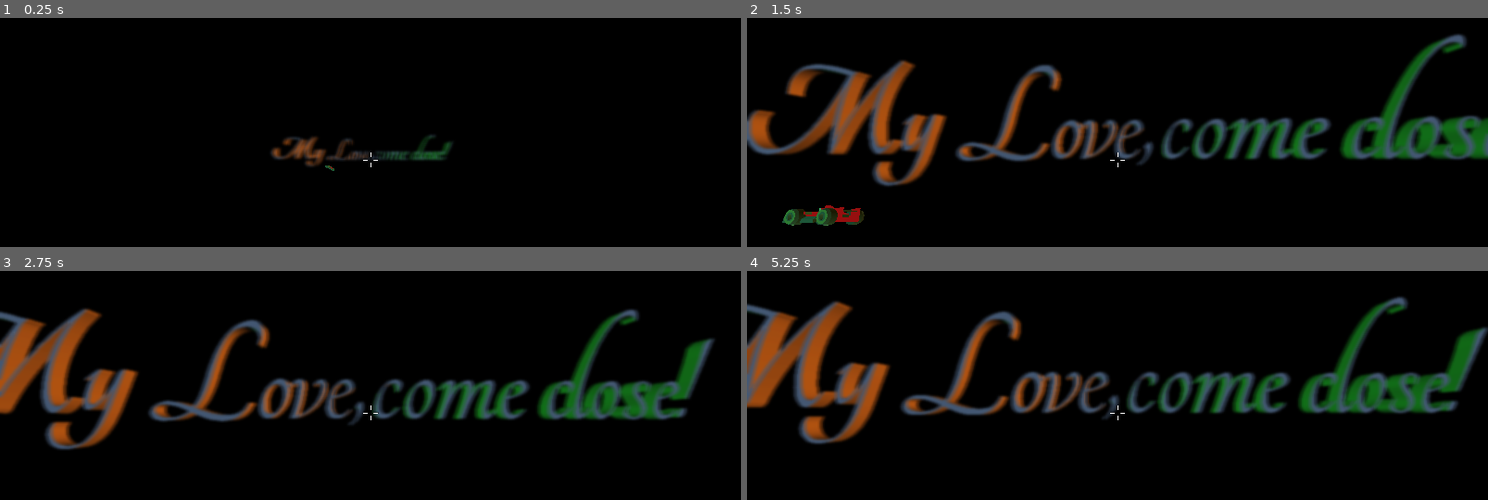
Above: before the commit, frames 1-4 (two rows, left to right).
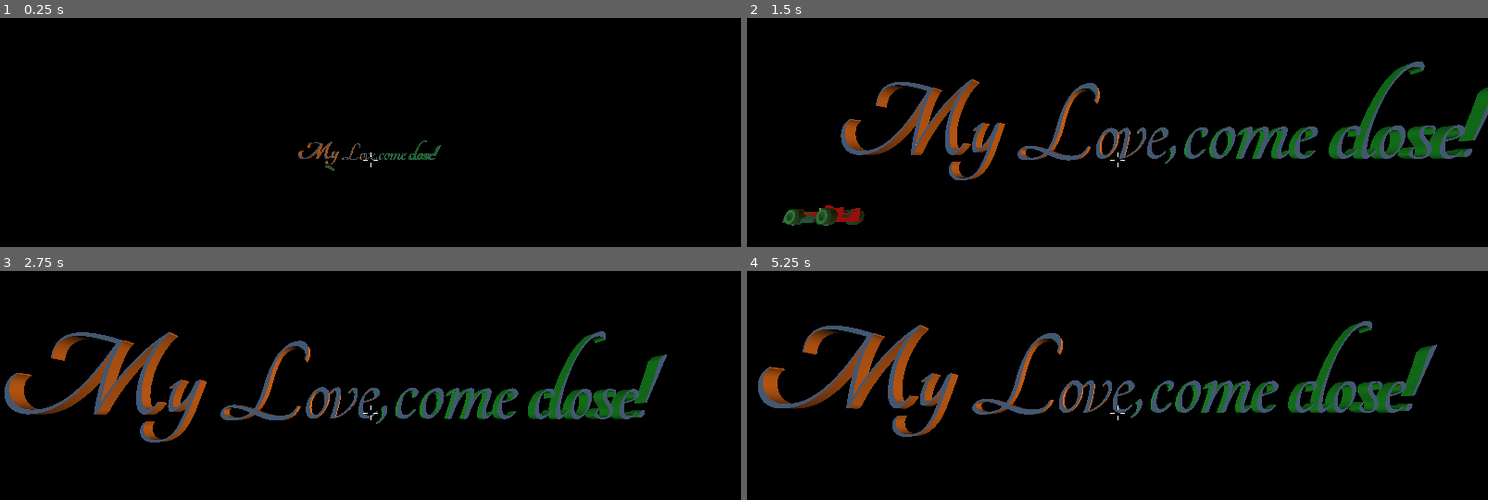
Above: after the commit, the same moments.

Repository: kiwily/game-jam-brackeys-2022
Game: Godot game, scene res://worlds/world-2/world.tscn
Same seed, same stepped clock (60 frames per second), same inputs: the game is played once before the commit and once after it. This scene is started directly instead of the project's main scene.
Inputs (mouse positions are in pixels of both pictures, inside the frame that each line leads up to):
- Up to frame 1 (0.25 s): no input
- Up to frame 2 (1.5 s): move the mouse to (1154, 157) at 0.52 s; hold W (forward) from 0.53 s (still down); click (1154, 157) at 0.6 s; move the mouse to (1080, 162) at 1.27 s; click (1080, 162) at 1.35 s
- Up to frame 3 (2.75 s): keep holding W (forward); move the mouse to (385, 406) at 2.02 s; click (385, 406) at 2.1 s
- Up to frame 4 (5.25 s): keep holding W (forward); move the mouse to (1110, 419) at 2.77 s; click (1110, 419) at 2.85 s; move the mouse to (1169, 417) at 3.52 s; click (1169, 417) at 3.6 s; move the mouse to (1058, 408) at 4.27 s; click (1058, 408) at 4.35 s; move the mouse to (1124, 412) at 5.02 s; click (1124, 412) at 5.1 s

The runs differ from the first frame. In frame 1, 1.3% of the frame differs, in the area x 36-61%, y 51-65%; in frame 2, 19%; in frame 3, 19%; in frame 4, 20%, in the area x 0-100%, y 10-76%.

Commit message:
premiers niveaux ok

Diff:
--- a/project/autoloads/world-manager.gd
+++ b/project/autoloads/world-manager.gd
@@ -1,7 +1,7 @@
 extends Node
 
 var current_world : int = 1
-var number_of_world : int = 2
+var number_of_world : int = 4
 
 func get_world_path(world_index : int) -> String:
 	return "res://worlds/world-%d/world.tscn" % world_index
--- a/project/objects/start-object.tscn
+++ b/project/objects/start-object.tscn
@@ -68,7 +68,6 @@
 shape = SubResource( 4 )
 
 [node name="AnimationPlayer" type="AnimationPlayer" parent="."]
-autoplay = "destroy"
 anims/RESET = SubResource( 2 )
 anims/destroy = SubResource( 3 )
 
--- a/project/worlds/world-1/world.tres
+++ b/project/worlds/world-1/world.tres
@@ -5,7 +5,6 @@
 [resource]
 background_mode = 1
 background_sky = SubResource( 1 )
-dof_blur_far_enabled = true
 dof_blur_far_distance = 0.3
 dof_blur_far_transition = 100.0
 glow_intensity = 1.0
--- a/project/worlds/world-1/world.tscn
+++ b/project/worlds/world-1/world.tscn
@@ -12,12 +12,12 @@
 [node name="World" type="Spatial"]
 script = ExtResource( 4 )
 
+[node name="WorldEnvironment" type="WorldEnvironment" parent="."]
+environment = ExtResource( 6 )
+
 [node name="AudioStreamPlayer" type="AudioStreamPlayer" parent="."]
 stream = ExtResource( 3 )
 autoplay = true
-
-[node name="WorldEnvironment" type="WorldEnvironment" parent="."]
-environment = SubResource( 2 )
 
 [node name="Player" parent="." instance=ExtResource( 5 )]
 
@@ -25,47 +25,35 @@
 
 [node name="Rouge" type="DirectionalLight" parent="Lights"]
 transform = Transform( 1.19249e-08, 0, -1, 0, 1, 0, 1, 0, 1.19249e-08, 0, 0, 0 )
-light_color = Color( 1, 0, 0, 1 )
+light_color = Color( 0.0627451, 0.909804, 0.0980392, 1 )
 light_energy = 0.5
 light_specular = 1.0
 
 [node name="Bleu" type="DirectionalLight" parent="Lights"]
 transform = Transform( -4.37114e-08, 0, 1, 0, 1, 0, -1, 0, -4.37114e-08, 0, 0, 0 )
-light_color = Color( 0, 0.133333, 0.454902, 1 )
+light_color = Color( 0.831373, 0.835294, 0.0823529, 1 )
 light_energy = 0.4
 light_specular = 2.0
 
 [node name="Ciel" type="DirectionalLight" parent="Lights"]
 transform = Transform( -1, 0, -8.74228e-08, 0, 1, 0, 8.74228e-08, 0, -1, 0, 0, 0 )
-light_color = Color( 0.101961, 0.635294, 0.509804, 1 )
+light_color = Color( 0.717647, 0.835294, 0.807843, 1 )
 light_energy = 0.4
 light_specular = 1.0
 
 [node name="Pourpre" type="DirectionalLight" parent="Lights"]
-light_color = Color( 0.580392, 0.14902, 0.333333, 1 )
+light_color = Color( 0.258824, 0.733333, 0.521569, 1 )
 light_specular = 2.0
 
-[node name="Unreals" type="Spatial" parent="."]
-
-[node name="Titre" parent="Unreals" instance=ExtResource( 2 )]
-object_scene = ExtResource( 8 )
-object_scale = 1000.0
-number_of_target = 1
-minimum_spawn_distance = Vector3( 0, 0, 0 )
-maximum_spawn_distance = Vector3( 0, 0, 0 )
-start_with_random_angle = false
-minimum_rayon = Vector3( -1000, 0, -1000 )
-maximum_rayon = Vector3( -1000, 0, -1000 )
-maximum_rotation_velocity = 0.0
-maximum_velocity = 0.0
+[node name="Target" parent="." instance=ExtResource( 7 )]
 
 [node name="Reals" type="Spatial" parent="."]
 
 [node name="Start1" parent="Reals" instance=ExtResource( 2 )]
 object_scene = ExtResource( 1 )
 number_of_target = 1
-minimum_spawn_distance = Vector3( -0.5, 0.6, -2 )
-maximum_spawn_distance = Vector3( -0.5, 0.6, -2 )
+minimum_spawn_distance = Vector3( 0, 0.5, -2 )
+maximum_spawn_distance = Vector3( 0, 0.5, -2 )
 start_with_random_angle = false
 maximum_rayon = Vector3( 0, 0, 0 )
 maximum_rotation_velocity = 0.0
@@ -74,8 +62,8 @@
 [node name="Start2" parent="Reals" instance=ExtResource( 2 )]
 object_scene = ExtResource( 1 )
 number_of_target = 1
-minimum_spawn_distance = Vector3( -0.5, -0.2, -2 )
-maximum_spawn_distance = Vector3( -0.5, -0.2, -2 )
+minimum_spawn_distance = Vector3( 0, -0.2, -2 )
+maximum_spawn_distance = Vector3( 0, -0.2, -2 )
 start_with_random_angle = false
 maximum_rayon = Vector3( 0, 0, 0 )
 maximum_rotation_velocity = 0.0
@@ -84,9 +72,22 @@
 [node name="Start3" parent="Reals" instance=ExtResource( 2 )]
 object_scene = ExtResource( 1 )
 number_of_target = 1
-minimum_spawn_distance = Vector3( -0.5, -1, -2 )
-maximum_spawn_distance = Vector3( -0.5, -1, -2 )
+minimum_spawn_distance = Vector3( 0, -0.9, -2 )
+maximum_spawn_distance = Vector3( 0, -0.9, -2 )
 start_with_random_angle = false
 maximum_rayon = Vector3( 0, 0, 0 )
 maximum_rotation_velocity = 0.0
 maximum_velocity = 0.0
+
+[node name="Unreal" type="Spatial" parent="."]
+
+[node name="Title" parent="Unreal" instance=ExtResource( 2 )]
+object_scene = ExtResource( 8 )
+object_scale = 800.0
+number_of_target = 1
+minimum_spawn_distance = Vector3( -750, 100, -1000 )
+maximum_spawn_distance = Vector3( -750, 100, -1000 )
+start_with_random_angle = false
+maximum_rayon = Vector3( 0, 0, 0 )
+maximum_rotation_velocity = 0.0
+maximum_velocity = 0.0
--- a/project/worlds/world-2/world.tres
+++ b/project/worlds/world-2/world.tres
@@ -5,7 +5,6 @@
 [resource]
 background_mode = 1
 background_sky = SubResource( 1 )
-dof_blur_far_enabled = true
 dof_blur_far_distance = 0.3
 dof_blur_far_transition = 100.0
 glow_intensity = 1.0
--- a/project/worlds/world-2/world.tscn
+++ b/project/worlds/world-2/world.tscn
@@ -49,13 +49,13 @@
 
 [node name="Tuto" parent="Unreals" instance=ExtResource( 2 )]
 object_scene = ExtResource( 8 )
-object_scale = 500.0
+object_scale = 400.0
 number_of_target = 2
 minimum_spawn_distance = Vector3( 0, 0, 0 )
 maximum_spawn_distance = Vector3( 0, 0, 0 )
 start_with_random_angle = false
-minimum_rayon = Vector3( -100, 0, -1000 )
-maximum_rayon = Vector3( -100, 0, -1000 )
+minimum_rayon = Vector3( 0, 0, -1000 )
+maximum_rayon = Vector3( 0, 0, -1000 )
 maximum_rotation_velocity = 0.0
 maximum_velocity = 0.0
 
--- a/project/worlds/world-3/world.tres
+++ b/project/worlds/world-3/world.tres
@@ -5,7 +5,6 @@
 [resource]
 background_mode = 1
 background_sky = SubResource( 1 )
-dof_blur_far_enabled = true
 dof_blur_far_distance = 0.3
 dof_blur_far_transition = 100.0
 glow_intensity = 1.0
--- a/project/worlds/world-4/world.tres
+++ b/project/worlds/world-4/world.tres
@@ -5,7 +5,6 @@
 [resource]
 background_mode = 1
 background_sky = SubResource( 1 )
-dof_blur_far_enabled = true
 dof_blur_far_distance = 0.3
 dof_blur_far_transition = 100.0
 glow_intensity = 1.0
